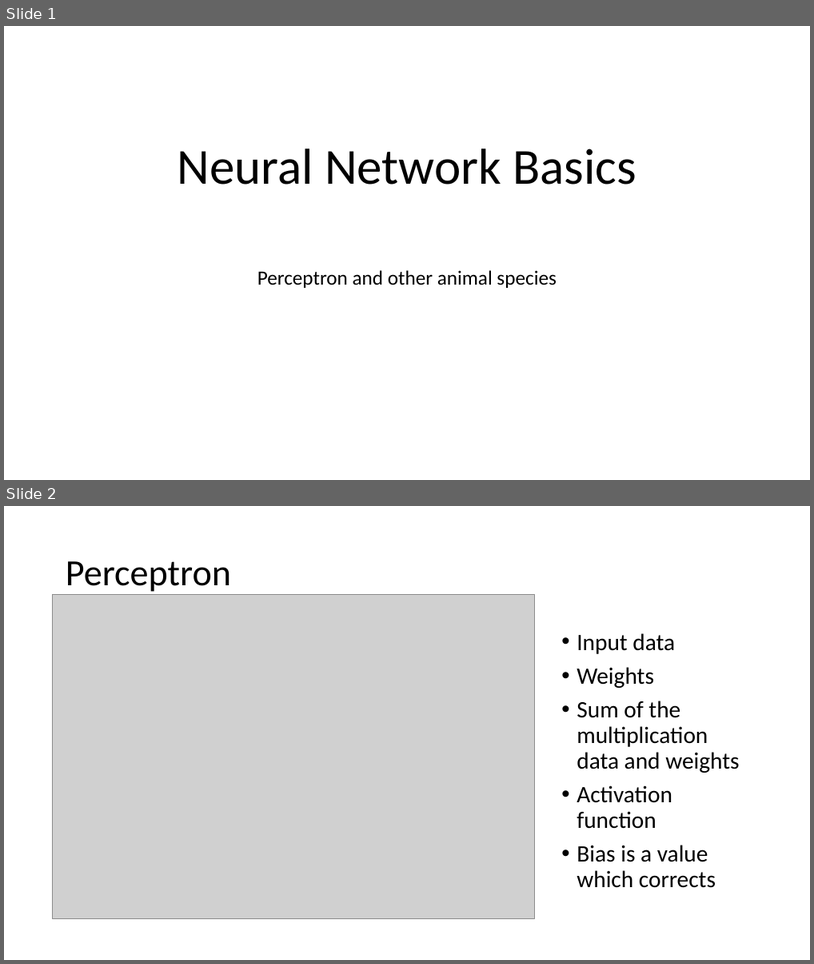
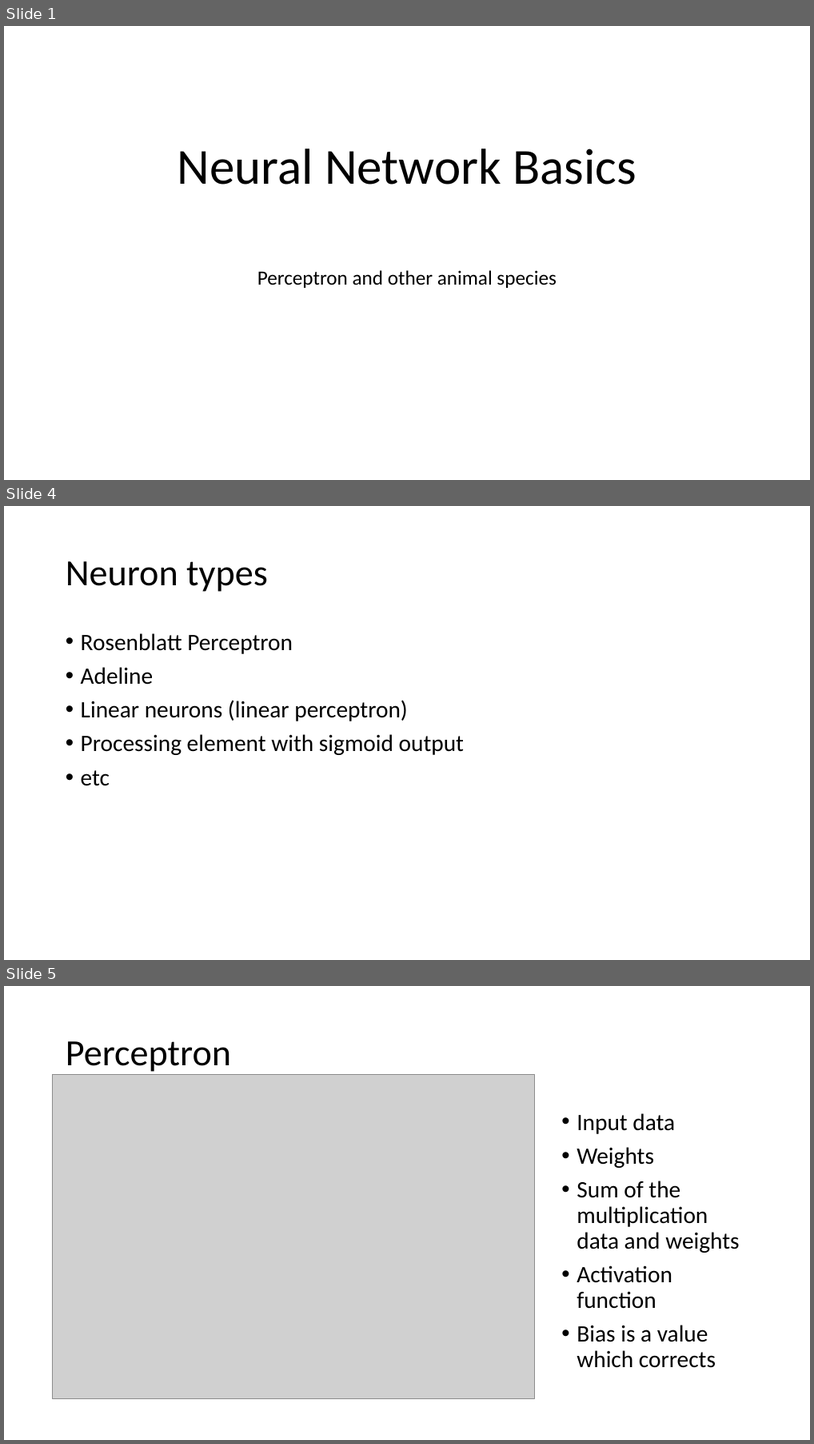
Before and after one commit to zasboth/tutorials, a slide deck: Neural networks/Neural Network Basics1.pptx. Shown one above the other, each under a label of ours: slides 1 and 2 before the commit, slides 1, 4 and 5 after it; the slides between them are not shown. The pictures are 814x964 and 814x1444 pixels, drawn with LibreOffice and Linux fonts; fonts in the diff are those of the drawing; grey boxes stand for pictures. Boxes give left, top, right and bottom in pixels: in the first picture for what was removed or moved away, otherwise in the second. Text is boxed around its words. In the diff, an @@ line names an element or a change of style, - is before the commit and + after.

```diff
--- a/Neural networks/Neural Network Basics1.pptx
+++ b/Neural networks/Neural Network Basics1.pptx
@@ slide 4 added at (4,506,810,960), background #FFFFFF @@
@@ title added at (66,561,268,592), 44 pt, text #000000 @@
+Neuron types
@@ text added at (81,633,464,786), 28 pt, text #000000 @@
+• Rosenblatt Perceptron
+• Adeline
+• Linear neurons (linear perceptron)
+• Processing element with sigmoid output
+• etc
@@ what was slide 2 is now slide 5 @@
```
Also in this commit, not shown: 4 slides changed, 4 other slides added.
